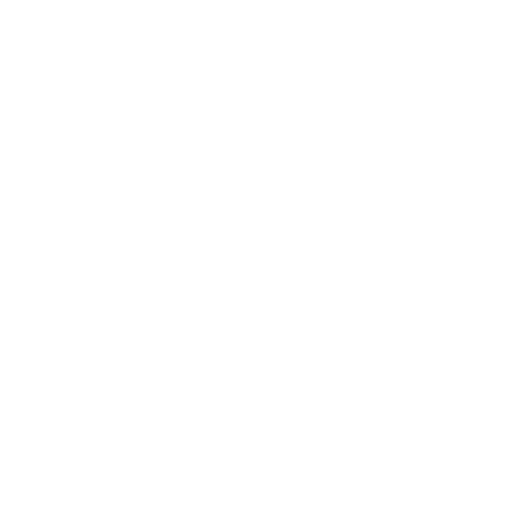
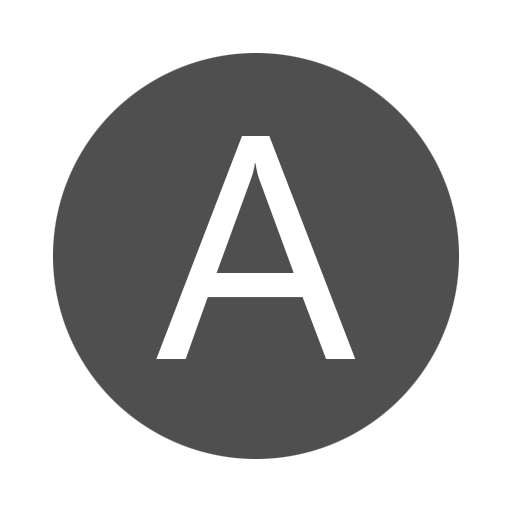
Before/after of a 512 x 512 layered artwork. What changed in the layer stack:
added layer "A" above "Layer 5 copy 2" over [156, 136, 356, 359]
added layer "Layer 5 copy 2" above "Layer 5 copy 3" over [53, 53, 459, 459]
added layer "Layer 5 copy 3" above "Layer 5 copy" over [53, 53, 459, 459]
added layer "Layer 8" above "Layer 6" over [104, 107, 394, 403]
hid "Layer 7", moved it into group "Group 1" over [255, 165, 370, 348]
moved "Layer 5" into group "Group 1" over [64, 64, 448, 447]
hid "Layer 3", moved it into group "Group 1" over [53, 53, 459, 459]
